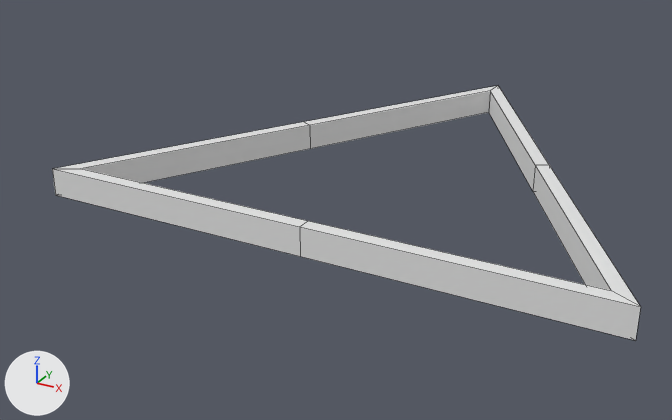
The FBX model GMTK GameJam UnityP/GMTK GameJam 2020/Assets/Import/Triangle_Stage.fbx: old version first, new version second.
Camera for both pictures: a 50 mm camera at (133.0, -278.0, 123.0) aimed at (-23.0, 7.0, -19.0). Arrows for +X, +Y and +Z are at lower left; the lights stay in place. Mesh edges are drawn as thin lines. Where no turn or scale is listed for an object, it has been applied to the vertices.

Objects in the first picture: 'Star001'.
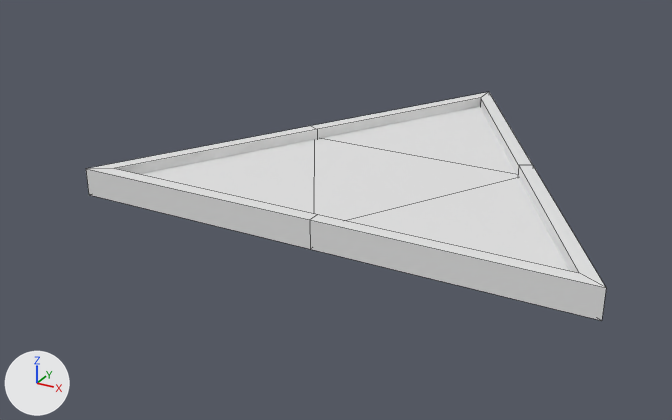
Boxes (x1, y1, x2, y2) around the edits, measured in the pictures (672 x 420 px):
'Star001', mesh rescaled (12% narrower, 10% shorter)
    before: (52, 86, 641, 340)
    after: (86, 92, 606, 321)
'Star003', added
    after: (142, 107, 569, 271)

Edits to the bpy script that builds the scene:
```text
Change me_mesh:
    where me_mesh.from_pydata(...)  # 24 vertices, 24 faces; spans x -101.0..101.0, y -58.0..117.0, z -5.0..5.0
    used by ob_star001; location = (0.0, 0.0, 0.0)
    me_mesh part 1: the whole mesh is scaled about the mesh origin by (0.895, 0.895, 1)
Add me_mesh_002:
    me_mesh_002.from_pydata([(43.0, 25.0, 1.0), (0.0, 100.0, 1.0), (-43.0, 25.0, 1.0), (-87.0, -50.0, 1.0), (0.0, -50.0, 1.0), (87.0, -50.0, 1.0), (43.0, 25.0, 0.0), (0.0, 100.0, 0.0), (-43.0, 25.0, 0.0), (-87.0, -50.0, 0.0), (0.0, -50.0, 0.0), (87.0, -50.0, 0.0)], [], [(2, 3, 4), (4, 5, 0), (2, 4, 0), (2, 0, 1), (10, 9, 8), (8, 7, 6), (10, 8, 6), (10, 6, 11), (6, 7, 1), (1, 0, 6), (7, 8, 2), (2, 1, 7), (8, 9, 3), (3, 2, 8), (9, 10, 4), (4, 3, 9), (10, 11, 5), (5, 4, 10), (11, 6, 0), (0, 5, 11)])
Add ob_star003:
    ob_star003 = bpy.data.objects.new('Star003', me_mesh_002)
    ob_star003.location = (0.0, 0.0, 0.0)
```
